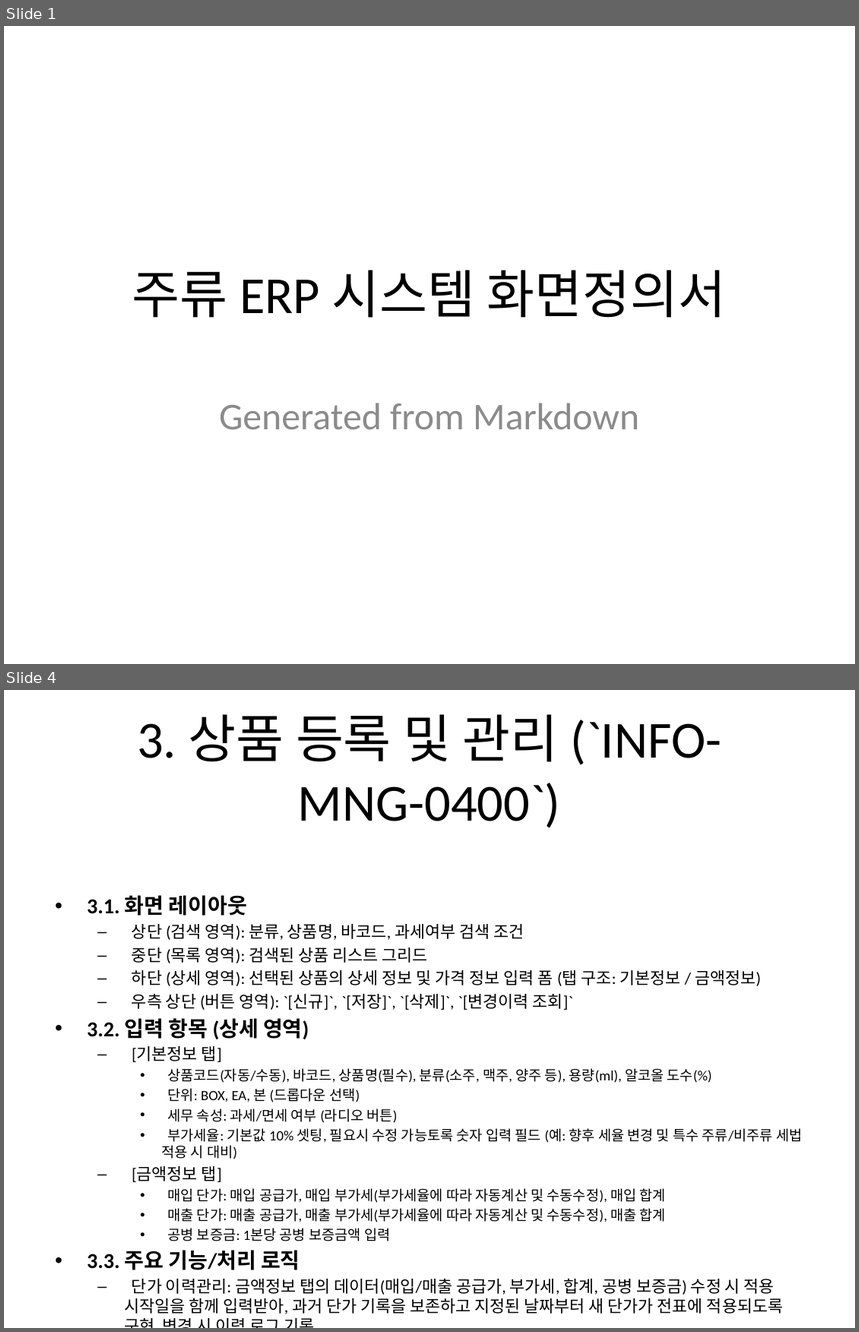
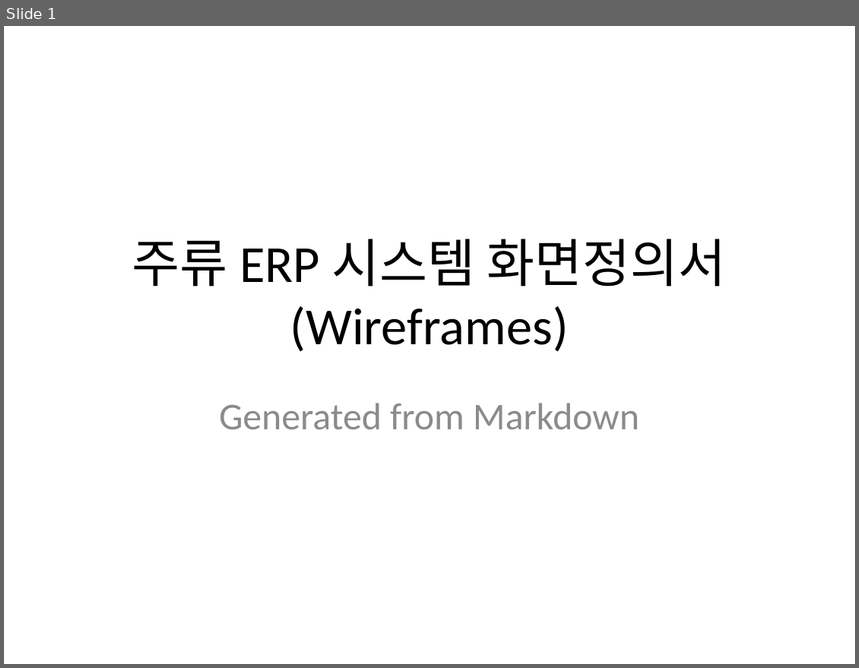
Before and after one commit to sooil-c/PSA-DOCS, a slide deck: 02_설계/화면정의서.pptx. Shown one above the other, each under a label of ours: slides 1 and 4 before the commit, slide 1 after it; the slides between them are not shown. The pictures are 859x1332 and 859x668 pixels, drawn with LibreOffice and Linux fonts; fonts in the diff are those of the drawing. Boxes give left, top, right and bottom in pixels: in the first picture for what was removed or moved away, otherwise in the second. Text is boxed around its words. In the diff, an @@ line names an element or a change of style, - is before the commit and + after.

```diff
--- a/02_설계/화면정의서.pptx
+++ b/02_설계/화면정의서.pptx
@@ slide 4 removed at (x1=4, y1=690, x2=855, y2=1328), background #FFFFFF @@
@@ title removed at (x1=137, y1=714, x2=721, y2=828) @@
-3. 상품 등록 및 관리 (`INFO-MNG-0400`)
@@ text removed at (x1=87, y1=895, x2=802, y2=1315) @@
-• 3.1. 화면 레이아웃
-  – 상단 (검색 영역): 분류, 상품명, 바코드, 과세여부 검색 조건
-  – 중단 (목록 영역): 검색된 상품 리스트 그리드
-  – 하단 (상세 영역): 선택된 상품의 상세 정보 및 가격 정보 입력 폼 (탭 구조: 기본정보 / 금액정보)
-  – 우측 상단 (버튼 영역): `[신규]`, `[저장]`, `[삭제]`, `[변경이력 조회]`
-• 3.2. 입력 항목 (상세 영역)
-  – [기본정보 탭]
-    • 상품코드(자동/수동), 바코드, 상품명(필수), 분류(소주, 맥주, 양주 등), 용량(ml), 알코올 도수(%)
-    • 단위: BOX, EA, 본 (드롭다운 선택)
-    • 세무 속성: 과세/면세 여부 (라디오 버튼)
-    • 부가세율: 기본값 10% 셋팅, 필요시 수정 가능토록 숫자 입력 필드 (예: 향후 세율 변경 및 특수 주류/비주류 세법 적용 시 대비)
-  – [금액정보 탭]
-    • 매입 단가: 매입 공급가, 매입 부가세(부가세율에 따라 자동계산 및 수동수정), 매입 합계
-    • 매출 단가: 매출 공급가, 매출 부가세(부가세율에 따라 자동계산 및 수동수정), 매출 합계
-    • 공병 보증금: 1본당 공병 보증금액 입력
-• 3.3. 주요 기능/처리 로직
-  – 단가 이력관리: 금액정보 탭의 데이터(매입/매출 공급가, 부가세, 합계, 공병 보증금) 수정 시 적용 시작일을 함께 입력받아, 과거 단가 기록을 보존하고 지정된 날짜부터 새 단가가 전표에 적용되도록 구현. 변경 시 이력 로그 기록.
@@ slide 1 changed as well @@
@@ title at (x1=132, y1=239, x2=727, y2=352): text changed @@
-주류 ERP 시스템 화면정의서
+주류 ERP 시스템 화면정의서 (Wireframes)
```
Also in this commit, not shown: 5 other slides changed, 4 slides added, 3 other slides removed.
